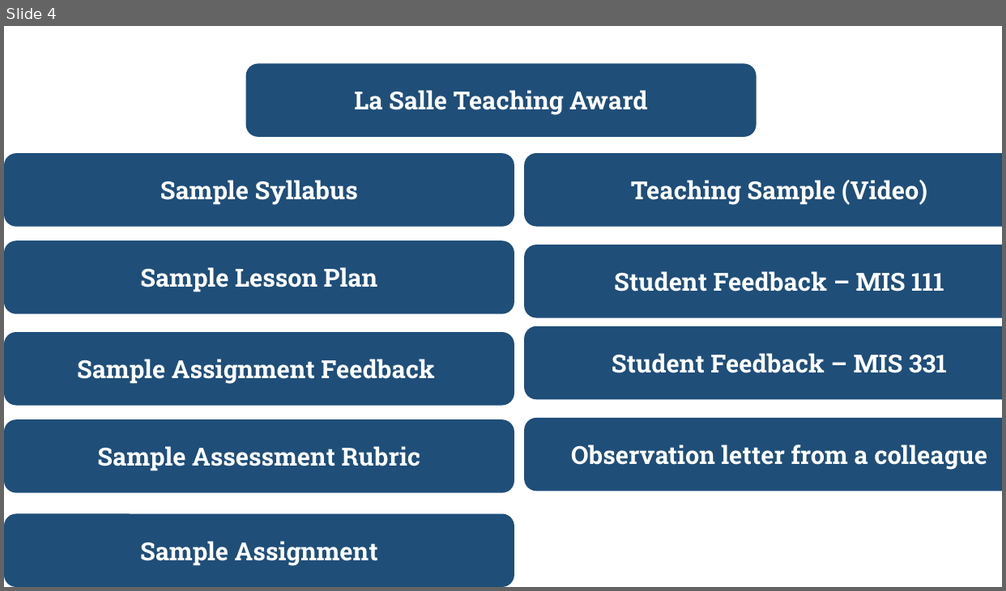
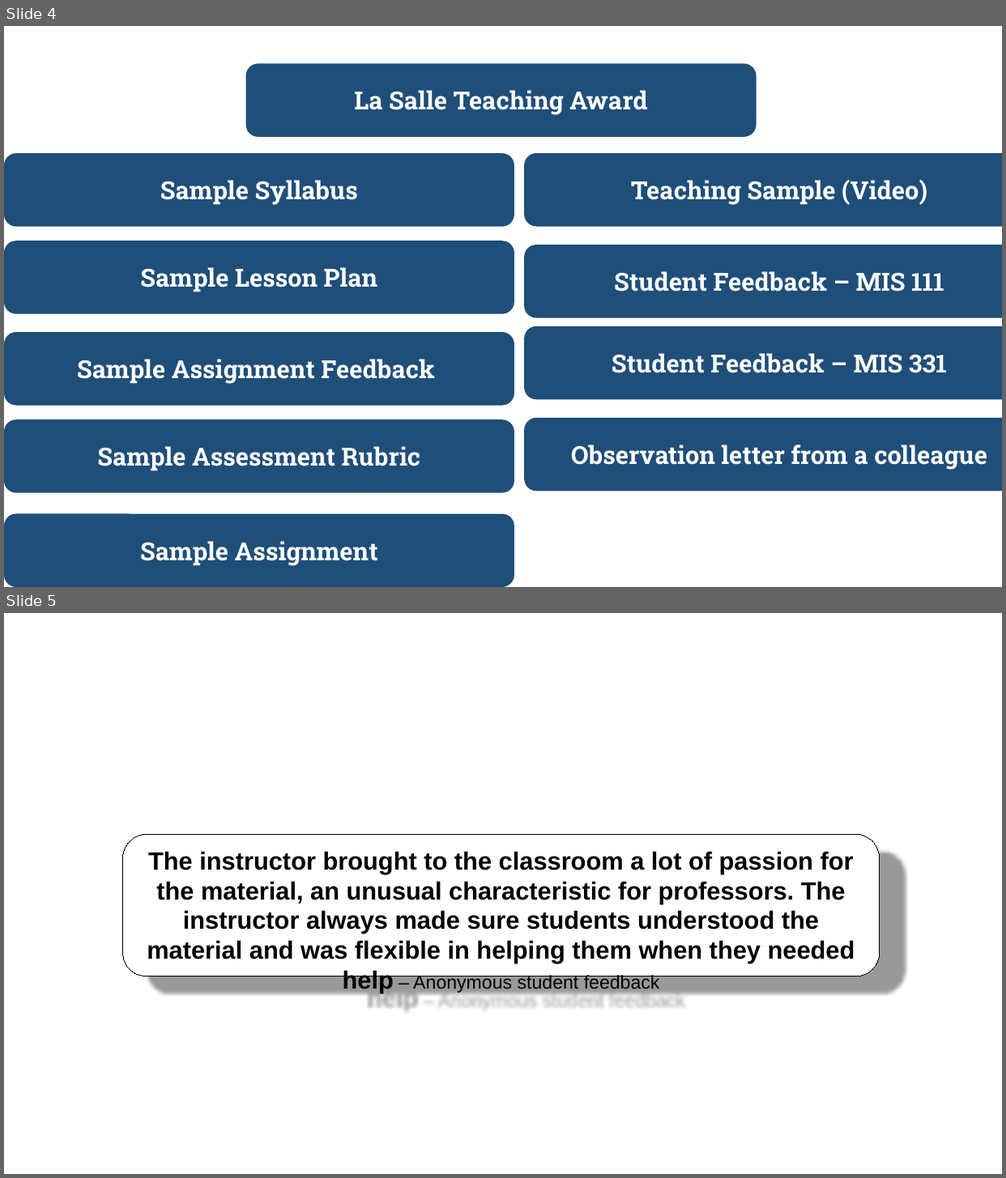
Before and after one commit to KarAnalytics/academicpages.github.io, a slide deck: images/teaching_images.pptx. Shown one above the other, each under a label of ours: slide 4 before the commit, slides 4 and 5 after it. The pictures are 1006x591 and 1006x1178 pixels, drawn with LibreOffice and Linux fonts; fonts in the diff are those of the drawing. Boxes give left, top, right and bottom in pixels: in the first picture for what was removed or moved away, otherwise in the second. Text is boxed around its words. In the diff, an @@ line names an element or a change of style, - is before the commit and + after.

Commit message:
Update student feedback as image

```diff
--- a/images/teaching_images.pptx
+++ b/images/teaching_images.pptx
@@ slide 5 added at box(4, 613, 1002, 1174), background #FFFFFF @@
@@ rounded rectangle added at box(123, 835, 880, 977), fill #FFFFFF, outline #000000 0.75 pt, 24 pt, text #000000, bold @@
+The instructor brought to the classroom a lot of passion for the material, an unusual characteristic for professors. The instructor always made sure students understood the material and was flexible in helping them when they needed help – Anonymous student feedback
```
Also in this commit, not shown: 3 other files.
